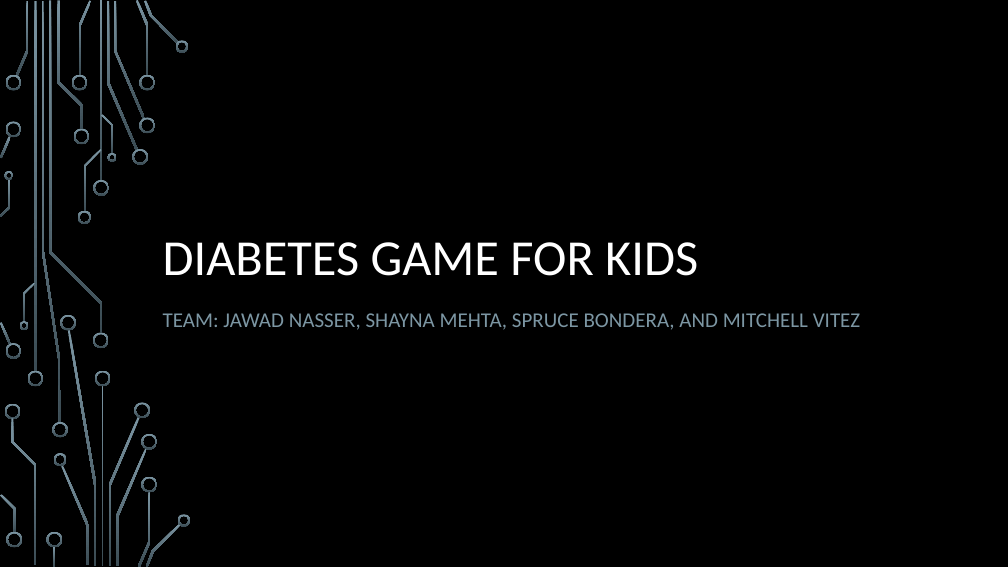
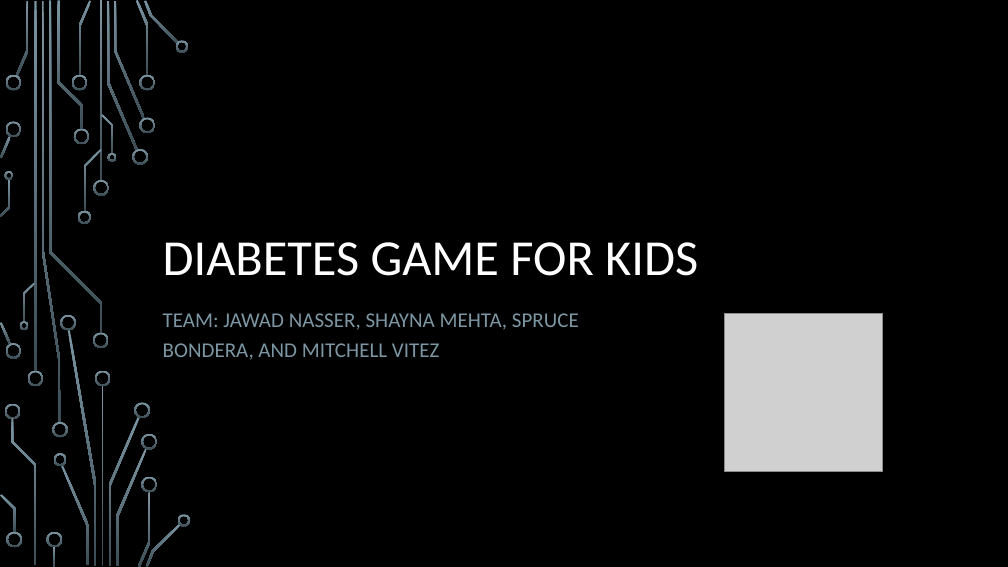
Before and after one commit to michiganhackers/diabetes-game-for-kids, a slide deck: slide 1 of Discussion/Presentation.pptx. Drawn at 1008x567 pixels with LibreOffice and Linux fonts; fonts in the diff are those of the drawing; grey boxes stand for pictures; background and template pictures are left out. Boxes give left, top, right and bottom in pixels: in the first picture for what was removed or moved away, otherwise in the second. Text is boxed around its words. In the diff, an @@ line names an element or a change of style, - is before the commit and + after.

```diff
--- a/Discussion/Presentation.pptx
+++ b/Discussion/Presentation.pptx
@@ subtitle "TEAM: JAWAD NASSER, SHAYNA MEHTA, ..." rewrapped from [163, 313, 860, 330] to [163, 313, 579, 360] @@
@@ picture added at [724, 314, 882, 471] @@
```
Also in this commit, not shown: 3 other slides changed.
